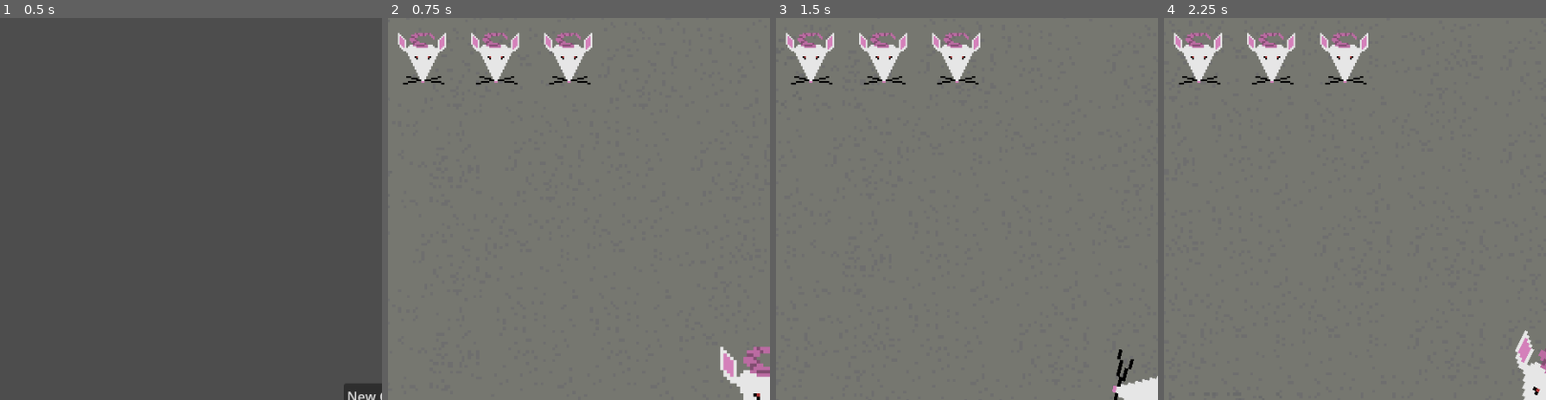
Above: before the commit, frames 1-4 (left to right).
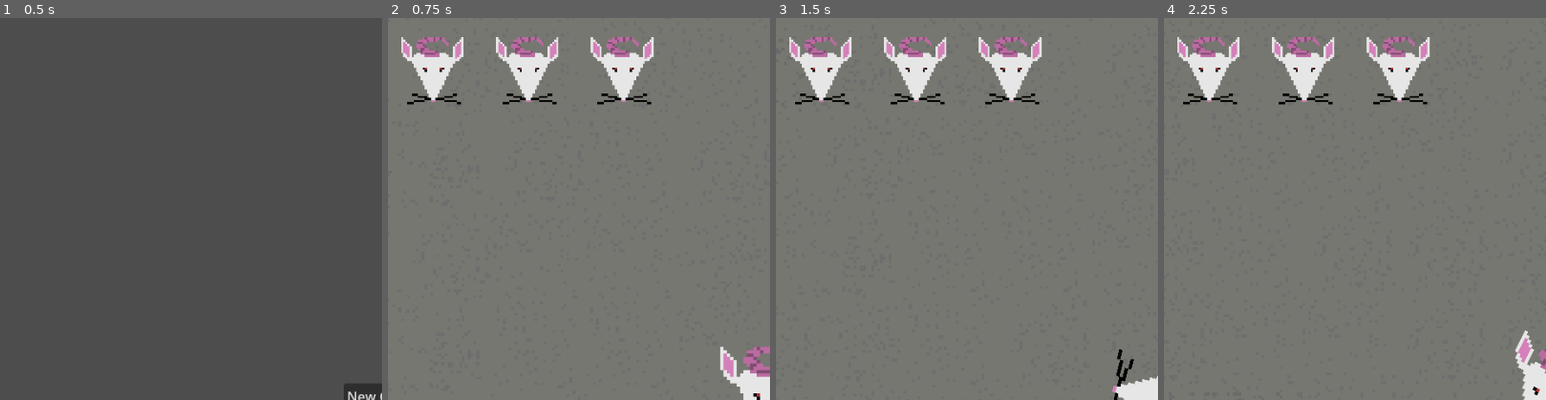
Above: after the commit, the same moments.

Repository: hg-game-dev/DodgeGame1
Game: Godot game, scene res://main_menu/main_menu.tscn
Two runs of this game, one before a commit and one after it. Both use one fixed random seed, a clock stepped at 60 frames per second and the inputs below. This scene is started directly instead of the project's main scene.
Inputs (mouse positions are % of the whole screen's width and height, from its top left):
- Up to frame 1 (0.5 s): no input
- Up to frame 2 (0.75 s): click "New Game" at 0.5 s
- Up to frame 3 (1.5 s): tap Enter at 1.25 s; move the mouse to (45, 70) at 1.27 s; press the mouse at (45, 70) at 1.28 s
- Up to frame 4 (2.25 s): tap Space at 2 s; move the mouse to (80, 65) at 2.02 s; release the mouse at (80, 65) at 2.03 s; click (80, 65) at 2.1 s
The pictures show only the part of the screen within x 0-50%, y 0-50%; the shares and areas given below are measured in that part.

Frame 1 is identical in both runs. In frame 2, 5.8% of the frame differs, in the area x 2-70%, y 3-23%; in frame 3, 5.8%; in frame 4, 5.8%.

Commit message:
cheese is stretched >:(

Diff:
--- a/cheese_collected.gd
+++ b/cheese_collected.gd
@@ -1,12 +1,30 @@
 extends HBoxContainer
 
 @export var cheese: PackedScene
-var cheese_scene
+var cheese_scene: AtlasTexture
+
 
 func _on_tokens_received(tokens: int) -> void:
-	tokens = tokens%6
-	if cheese_scene == null or tokens == 6:
-		cheese_scene = cheese.instantiate()
-		add_child(cheese_scene)
-	cheese_scene.region_rect = Rect2(32*tokens,0,32,32)
-	print ("called")
+	tokens = tokens % 6
+	print('tokens=%s' % tokens)
+
+	if tokens == 0 and cheese_scene != null:
+		cheese_scene.region = Rect2(32 * 6, 0, 32, 32)
+		add_new_cheese_scene()
+		return
+
+	if cheese_scene == null:
+		add_new_cheese_scene()
+
+	cheese_scene.region = Rect2(32 * tokens, 0, 32, 32)
+
+
+func add_new_cheese_scene() -> void:
+	cheese_scene = AtlasTexture.new()
+	cheese_scene.atlas = preload("res://sprite/Cheese_wheele.png")
+	cheese_scene.region = Rect2(0, 0, 32, 32)
+
+	var rect := TextureRect.new()
+	rect.texture = cheese_scene
+	rect.custom_minimum_size = Vector2(32, 32)
+	add_child(rect)
--- a/hud.tscn
+++ b/hud.tscn
@@ -12,6 +12,8 @@
 subpixel_positioning = 0
 
 [node name="HUD" type="CanvasLayer" unique_id=43051289]
+scale = Vector2(1.3, 1.3)
+transform = Transform2D(1.3, 0, 0, 1.3, 0, 0)
 script = ExtResource("1_8sq4i")
 
 [node name="LivesBox" type="HBoxContainer" parent="." unique_id=795639459]
@@ -71,17 +73,17 @@
 stretch_mode = 5
 
 [node name="CheeseCollected" type="HBoxContainer" parent="." unique_id=1338896567]
-anchors_preset = 3
+anchors_preset = -1
 anchor_left = 1.0
 anchor_top = 1.0
-anchor_right = 1.0
+anchor_right = 2.0
 anchor_bottom = 1.0
 offset_left = -84.0
-offset_top = -40.0
-grow_horizontal = 0
-grow_vertical = 0
+offset_top = -85.0
+offset_bottom = -45.0
+grow_horizontal = 2
+grow_vertical = 2
 theme_override_constants/separation = 4
-alignment = 1
 script = ExtResource("3_rftc2")
 
 [node name="CheeseWheel1" type="TextureRect" parent="CheeseCollected" unique_id=844418036]
--- a/node_2d.tscn
+++ b/node_2d.tscn
@@ -31,6 +31,7 @@
 [node name="HUD" parent="." unique_id=43051289 instance=ExtResource("2_hqns4")]
 
 [node name="CheeseCollected" parent="HUD" index="1" unique_id=1338896567]
+anchors_preset = 3
 offset_left = -310.0
 offset_top = -310.0
 offset_right = 206.0
